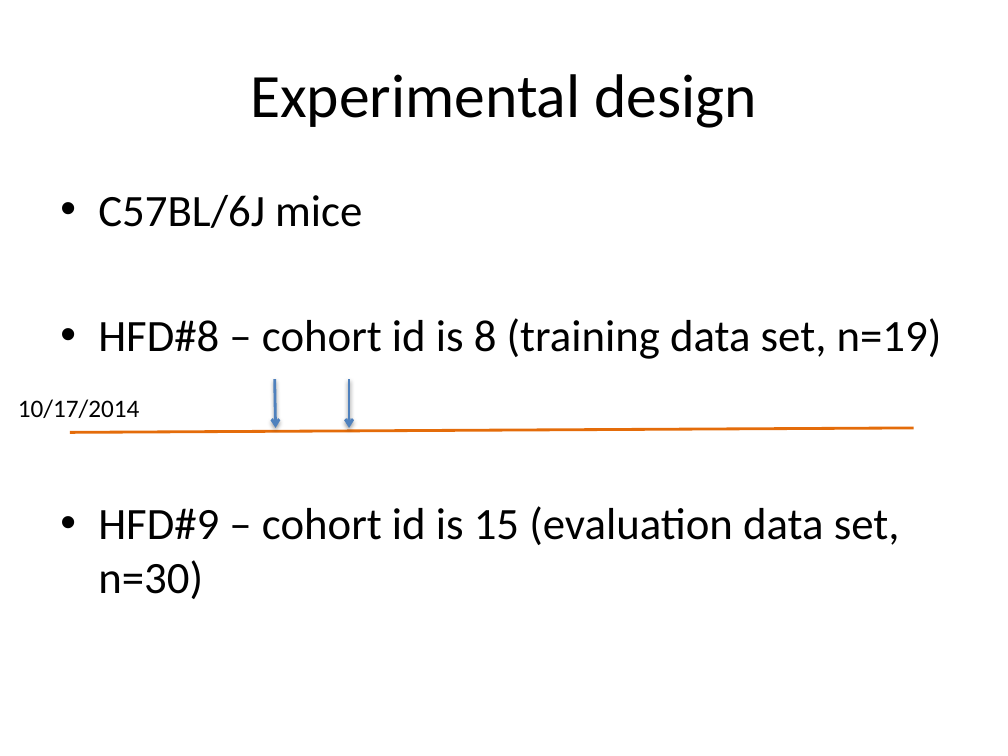
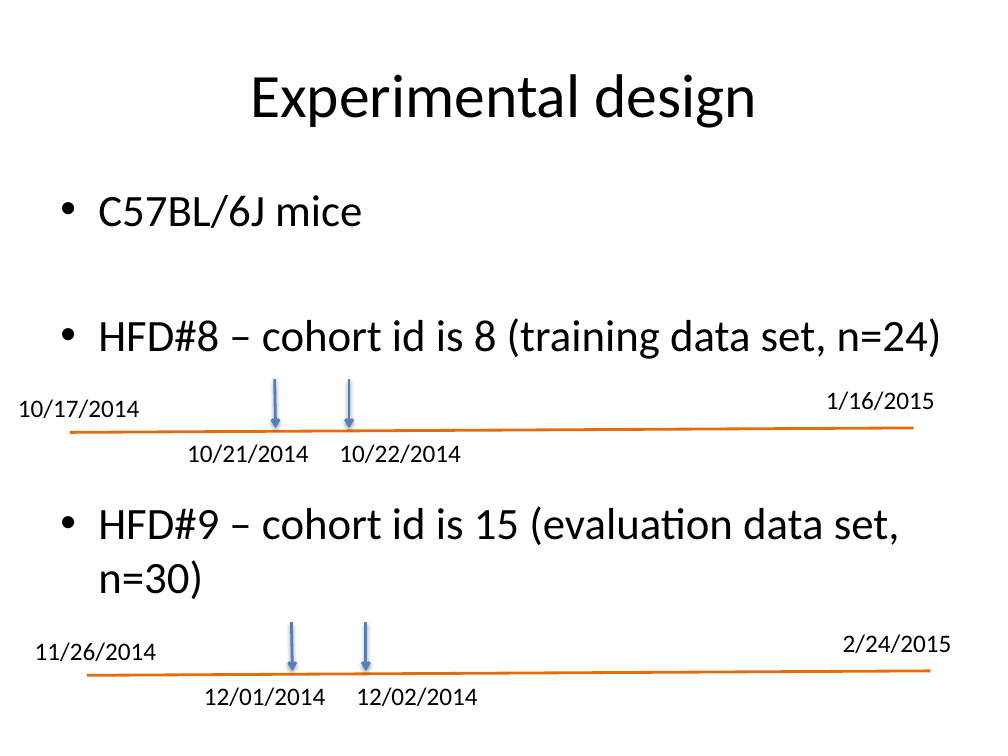
Before and after one commit to BridgesLab/PredictorsDietInducedObesity, a slide deck: slide 3 of ResultsSlides.pptx. Drawn at 1008x756 pixels with LibreOffice and Linux fonts; fonts in the diff are those of the drawing. Boxes give left, top, right and bottom in pixels: in the first picture for what was removed or moved away, otherwise in the second. Text is boxed around its words. In the diff, an @@ line names an element or a change of style, - is before the commit and + after.

```diff
--- a/ResultsSlides.pptx
+++ b/ResultsSlides.pptx
@@ text at (98, 318, 942, 359): text changed @@
-• HFD#8 – cohort id is 8 (training data set, n=19)
+• HFD#8 – cohort id is 8 (training data set, n=24)
@@ text added at (826, 391, 935, 410), 18 pt, text #000000 @@
+1/16/2015
@@ text added at (187, 444, 308, 463), 18 pt, text #000000 @@
+10/21/2014
@@ text added at (339, 444, 460, 463), 18 pt, text #000000 @@
+10/22/2014
@@ arrow added from (291, 622) to (292, 671), #4F81BD 2 pt @@
@@ arrow added from (366, 622) to (366, 671), #4F81BD 2 pt @@
@@ text added at (35, 642, 156, 661), 18 pt, text #000000 @@
+11/26/2014
@@ text added at (843, 634, 952, 653), 18 pt, text #000000 @@
+2/24/2015
@@ line added from (87, 675) to (930, 671), #E46C0A 2 pt @@
@@ text added at (204, 687, 325, 706), 18 pt, text #000000 @@
+12/01/2014
@@ text added at (356, 687, 477, 706), 18 pt, text #000000 @@
+12/02/2014
```
Also in this commit, not shown: 1 other slide changed, 13 slides added, 6 slides removed.
